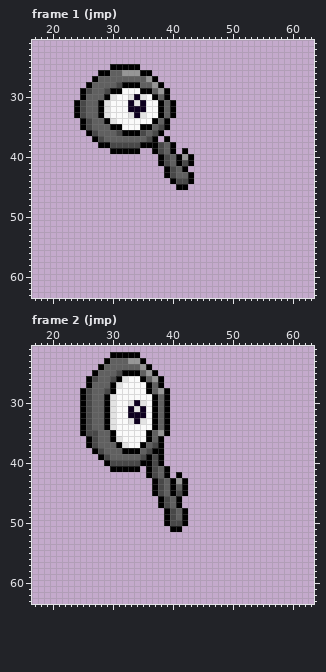
Pixel-art file -- anims/UnownQ.aseprite. Above is the file before it was changed.
64x64 pixels, 27 frames. Shown: frame 1 (jmp): x 17..63, y 21..63; frame 2 (jmp): x 17..63, y 21..63. The commit also changed other frames, which this record leaves out.
Once edited:
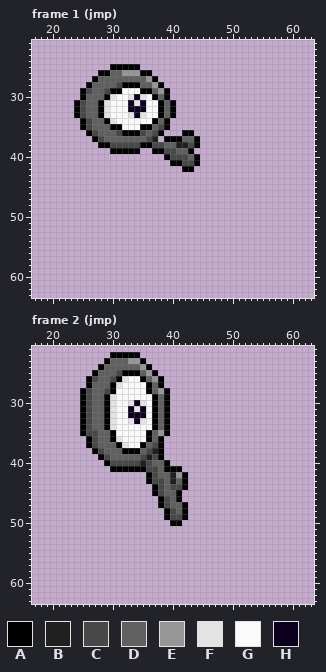
Palette (. is transparent): A #000000  B #202020  C #484848  D #606060  E #969696  F #e3e3e3  G #fafafa  H #0d001f
Change:
{"where": "frame 1 (jmp), layer \"Layer 1\""}
{"frame":1,"y":36,"x":42,"old":"..","new":"AA"}
{"frame":1,"y":37,"x":37,"old":"A","new":"B"}
{"frame":1,"y":37,"x":40,"old":".....","new":"AADDA"}
{"frame":1,"y":38,"x":37,"old":"A","new":"C"}
{"frame":1,"y":38,"x":40,"old":"A....","new":"DBBCA"}
{"frame":1,"y":39,"x":38,"old":"CDA.A.","new":"ACCDDA"}
{"frame":1,"y":40,"x":38,"old":"ACDAEA.","new":".ACCCDA"}
{"frame":1,"y":41,"x":38,"old":"ACD","new":"..A"}
{"frame":1,"y":41,"x":43,"old":"A.","new":"CA"}
{"frame":1,"y":42,"x":39,"old":"ACD","new":"..."}
{"frame":1,"y":42,"x":43,"old":".","new":"A"}
{"frame":1,"y":43,"x":39,"old":"ACDDA","new":"....."}
{"frame":1,"y":44,"x":40,"old":"ACCA","new":"...."}
{"frame":1,"y":45,"x":41,"old":"AA","new":".."}
{"where": "frame 2 (jmp), layer \"Layer 1\""}
{"frame":2,"y":38,"x":37,"old":"A","new":"B"}
{"frame":2,"y":39,"x":36,"old":"A","new":"B"}
{"frame":2,"y":40,"x":35,"old":"AACA.","new":"BCDDA"}
{"frame":2,"y":41,"x":35,"old":".A","new":"AC"}
{"frame":2,"y":41,"x":40,"old":"..","new":"AA"}
{"frame":2,"y":42,"x":39,"old":"A.A.","new":"DBEA"}
{"frame":2,"y":43,"x":36,"old":".A","new":"AC"}
{"frame":2,"y":43,"x":40,"old":"AE","new":"BD"}
{"frame":2,"y":44,"x":40,"old":"AD","new":"CC"}
{"frame":2,"y":45,"x":40,"old":"ACA","new":"DA."}
{"frame":2,"y":47,"x":41,"old":"A.","new":"DA"}
{"frame":2,"y":49,"x":41,"old":"D","new":"C"}
{"frame":2,"y":50,"x":39,"old":"ACCA","new":".AA."}
{"frame":2,"y":51,"x":40,"old":"AA","new":".."}
{"label":"changed","picture_box":[152,130,200,190]}
{"label":"changed","picture_box":[140,448,188,532]}
